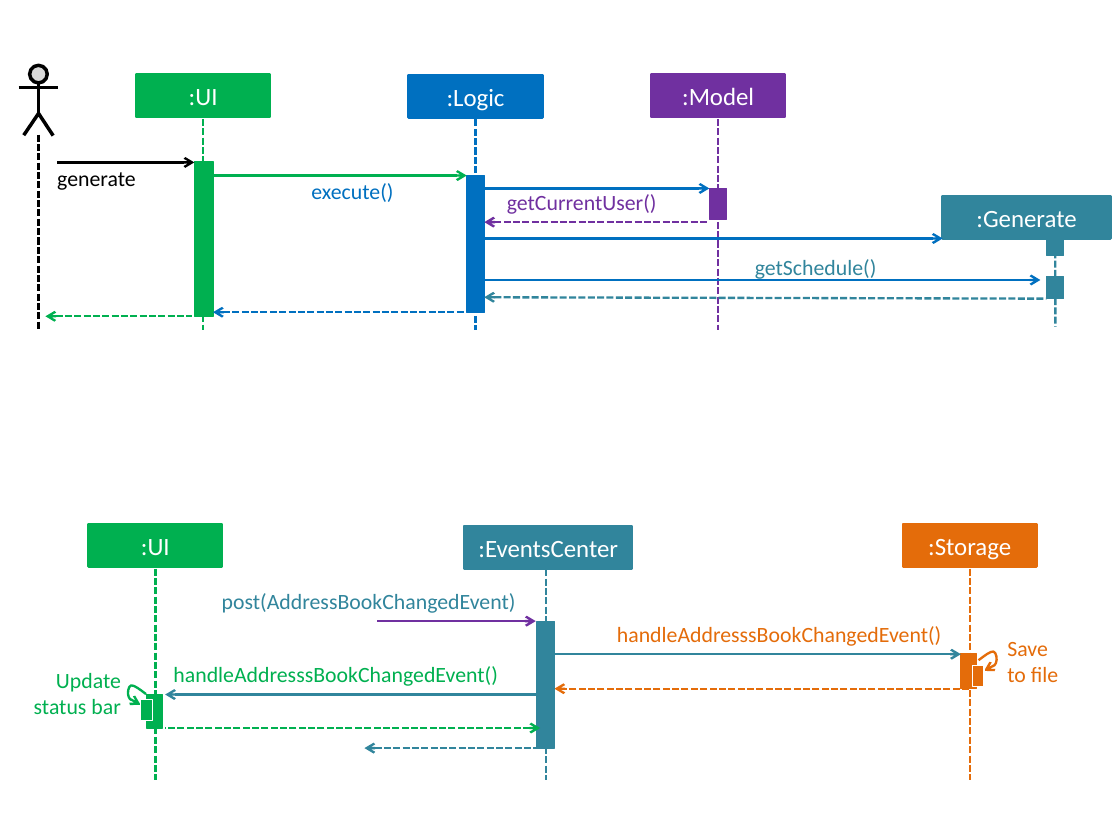
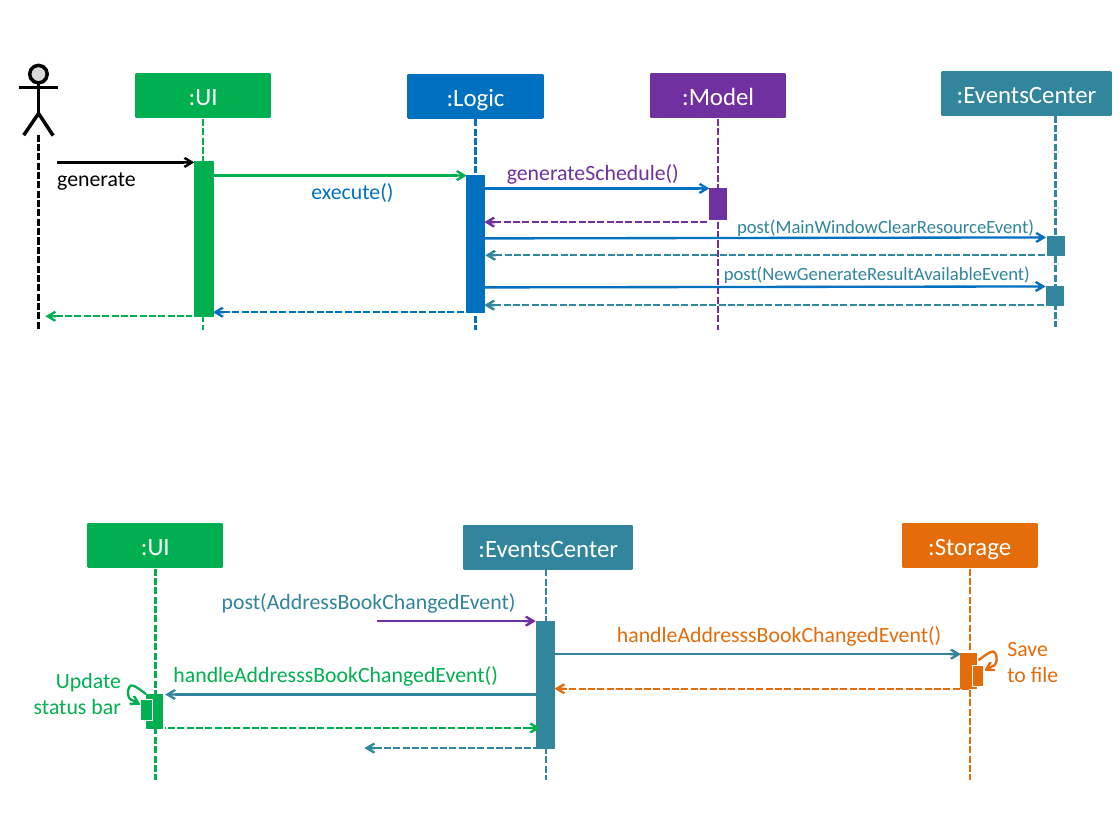
Before and after one commit to deming16/main, a slide deck: slide 1 of docs/diagrams/HighLevelSequenceDiagramsGenerate.pptx. Drawn at 1120x840 pixels with LibreOffice and Linux fonts; fonts in the diff are those of the drawing. Boxes give left, top, right and bottom in pixels: in the first picture for what was removed or moved away, otherwise in the second. Text is boxed around its words. In the diff, an @@ line names an element or a change of style, - is before the commit and + after.

Commit message:
Update generate command docs for DeveloperGuide
Updated SequenceDiagramforGenerate
Added SDforGenerateCommandLogicAndModel

```diff
--- a/docs/diagrams/HighLevelSequenceDiagramsGenerate.pptx
+++ b/docs/diagrams/HighLevelSequenceDiagramsGenerate.pptx
@@ rectangle added at (943,73,1111,115), fill #31859C, outline #31859C 1.5 pt, 16 pt, text #FFFFFF @@
+:EventsCenter
@@ line moved from (1055, 233) - (1055, 327) to (1055, 115) - (1055, 327) @@
@@ text at (507,164,679,184): text changed @@
-getCurrentUser()
+generateSchedule()
@@ rectangle removed at (943,196,1111,239) @@
-:Generate
@@ arrow moved from (478, 239) - (943, 239) to (485, 239) - (1046, 237) @@
@@ text added at (737,219,1034,239), 12 pt, text #31859C @@
+post(MainWindowClearResourceEvent)
@@ arrow added from (1046, 255) to (485, 255), #31859C 1.5 pt dashed @@
@@ text added at (724,266,1030,283), 12 pt, text #31859C @@
+post(NewGenerateResultAvailableEvent)
@@ text removed at (755,259,877,281) @@
-getSchedule()
@@ arrow moved from (476, 280) - (1040, 280) to (484, 288) - (1046, 287) @@
@@ rectangle: place and size @@
-rectangle at (1046,277,1064,299)
+rectangle at (1046,287,1064,306)
@@ arrow moved from (484, 297) - (1046, 299) to (484, 305) - (1046, 305) @@
```
Also in this commit, not shown: 4 other files.
